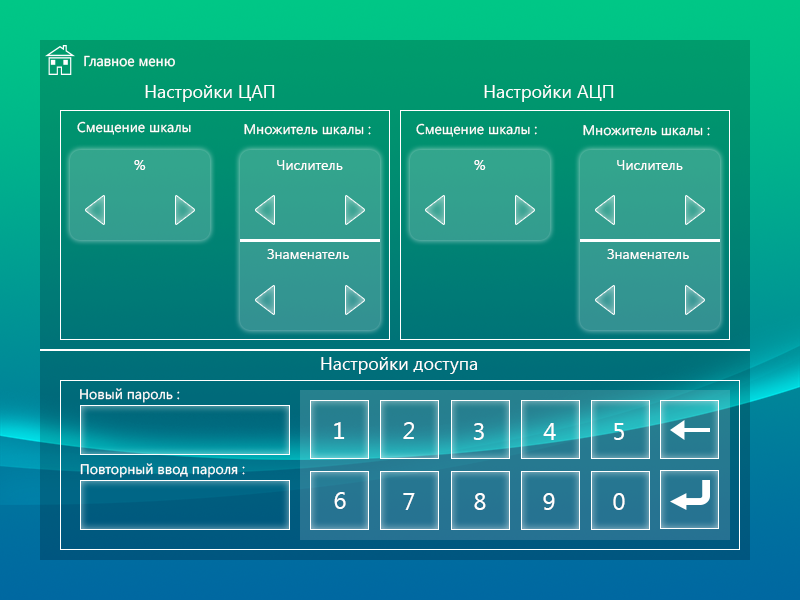
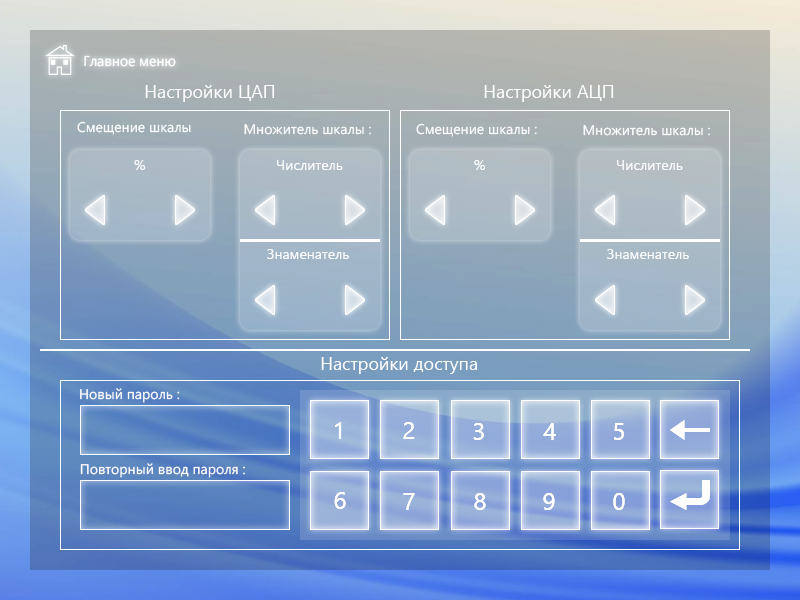
Revision of a layered 800 x 600 image; what changed, layer by layer:
painted on "Главное меню" over [88, 58, 176, 67]
painted on "Множитель шкалы : copy" over [611, 127, 710, 136]
painted on "Множитель шкалы :" over [272, 126, 371, 135]
painted on "Числитель" (1st of 2, in "Menu" › "ADC" › "Multiplier" › "Labels") over [617, 160, 675, 170]
painted on "Знаменатель" (1st of 2, in "Menu" › "ADC" › "Multiplier" › "Labels") over [607, 249, 682, 259]
painted on "Числитель" (2nd of 2, in "Menu" › "DAC" › "Multiplier" › "Labels") over [277, 160, 335, 170]
painted on "Знаменатель" (2nd of 2, in "Menu" › "DAC" › "Multiplier" › "Labels") over [267, 249, 342, 259]
painted on "Настройки доступа" over [321, 357, 468, 374]
painted on "Повторный ввод пароля :" over [111, 463, 245, 478]
added group "Numpad pressed" with 24 layers in group "Security Options" over [334, 420, 710, 510]
added layer "Shape 2" (1st of 2, in "Security Options" › "Numpad pressed") in group "Numpad pressed" over [670, 420, 710, 440]
added layer "Shape 3" (1st of 2, in "Security Options" › "Numpad pressed") in group "Numpad pressed" over [670, 480, 710, 510]
added layer "0" (1st of 2, in "Security Options" › "Numpad pressed") in group "Numpad pressed" over [613, 493, 625, 510]
added layer "9" (1st of 2, in "Security Options" › "Numpad pressed") in group "Numpad pressed" over [543, 493, 555, 510]
added layer "8" (1st of 2, in "Security Options" › "Numpad pressed") in group "Numpad pressed" over [474, 493, 486, 510]
added layer "7" (1st of 2, in "Security Options" › "Numpad pressed") in group "Numpad pressed" over [403, 493, 415, 510]
added layer "6" (1st of 2, in "Security Options" › "Numpad pressed") in group "Numpad pressed" over [334, 492, 346, 509]
added layer "4" (1st of 2, in "Security Options" › "Numpad pressed") in group "Numpad pressed" over [543, 423, 556, 440]
showed "Work Panel Rasterized" over [0, 0, 800, 600]
…and 14 more changes (4 added, 10 painted)
